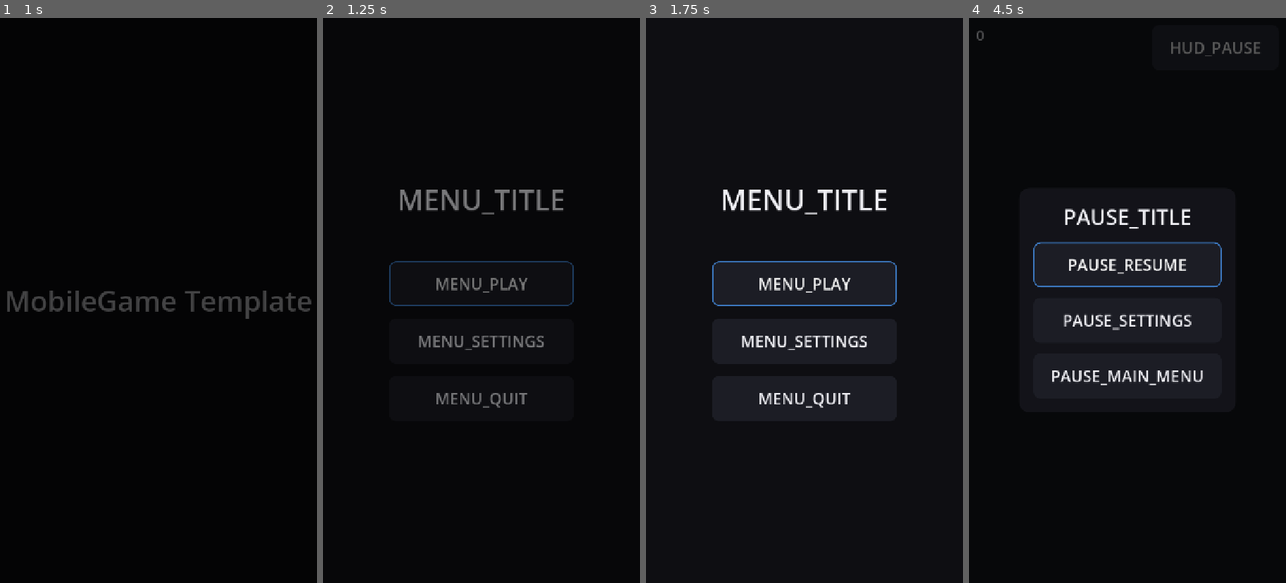
Above: before the commit, frames 1-4 (left to right).
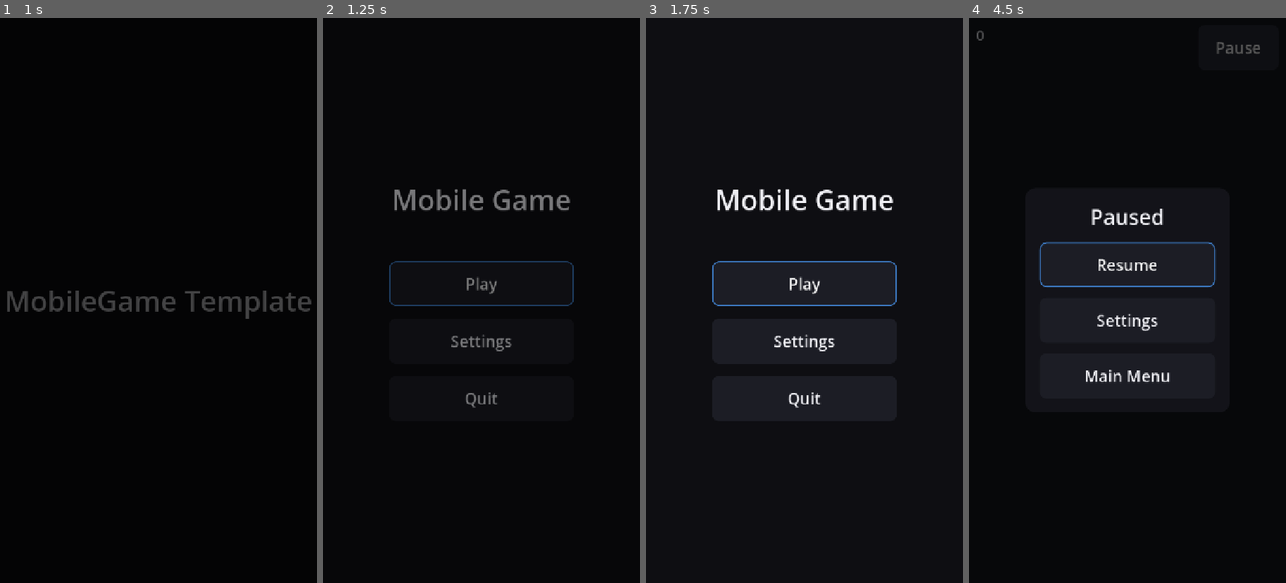
Above: after the commit, the same moments.

Repository: JongSeok-327/js-godot-mobile-template
Game: Godot game, scene res://scenes/boot/boot.tscn
Two runs of this game, one before a commit and one after it. Both use one fixed random seed, a clock stepped at 60 frames per second and the inputs below.
Inputs (mouse positions are in pixels of both pictures, inside the frame that each line leads up to):
- Up to frame 1 (1 s): tap Enter at 0.5 s; move the mouse to (228, 272) at 0.52 s; click (228, 272) at 0.67 s
- Up to frame 2 (1.25 s): no input
- Up to frame 3 (1.75 s): click "MENU_PLAY" (after the commit: "Play") at 1.25 s
- Up to frame 4 (4.5 s): click "MENU_PLAY" (after the commit: "Play") at 2 s; drag from (1064, 328) to (1111, 413) at 2.77 s; tap Space at 3.5 s; move the mouse to (1159, 176) at 3.52 s; click (1159, 176) at 3.67 s; click "HUD_PAUSE" (after the commit: "Pause") at 4.25 s

Frame 1 is identical in both runs. In frame 2, 2.3% of the frame differs, in the area x 22-78%, y 30-69%; in frame 3, 2.6%; in frame 4, 2.9%, in the area x 20-92%, y 4-65%.

Commit message:
feat(i18n): translations.csv (en/ko/ja) + project.godot 등록
씬들이 이미 쓰고 있던 번역 키 18개를 전부 채웠다 — 비어 있으면 화면에
키 문자열이 그대로 노출된다.

- locale/translations.csv (key,en,ko,ja) — 메뉴/일시정지/설정/게임오버/HUD
- internationalization/locale/translations에 임포트 산출물 3개 등록
- 생성물(*.translation)은 gitignore 대상이라, 새로 클론한 뒤에는
  `Godot --headless --path . --import`를 한 번 돌려야 생성된다.

Control의 text는 Godot이 자동 번역하므로 씬 수정은 필요 없었다.
설정 오버레이에서 언어를 바꾸면 씬 재로드 없이 즉시 반영되는 것을
창 모드 스크린샷(en/ko/ja)으로 확인했다. CJK는 시스템 폰트 폴백으로
렌더된다 — 폰트 번들은 Phase 6.

Co-Authored-By: Claude Opus 5 <noreply@anthropic.com>

Diff:
--- /dev/null
+++ b/locale/translations.csv
@@ -0,0 +1,19 @@
+key,en,ko,ja
+MENU_TITLE,Mobile Game,모바일 게임,モバイルゲーム
+MENU_PLAY,Play,시작,プレイ
+MENU_SETTINGS,Settings,설정,設定
+MENU_QUIT,Quit,종료,終了
+PAUSE_TITLE,Paused,일시정지,一時停止
+PAUSE_RESUME,Resume,계속하기,再開
+PAUSE_SETTINGS,Settings,설정,設定
+PAUSE_MAIN_MENU,Main Menu,메인 메뉴,メインメニュー
+SETTINGS_TITLE,Settings,설정,設定
+SETTINGS_MASTER,Master,전체,全体
+SETTINGS_MUSIC,Music,음악,音楽
+SETTINGS_SFX,SFX,효과음,効果音
+SETTINGS_LANGUAGE,Language,언어,言語
+SETTINGS_CLOSE,Close,닫기,閉じる
+GAME_OVER_TITLE,Game Over,게임 오버,ゲームオーバー
+GAME_OVER_RETRY,Retry,다시 하기,リトライ
+GAME_OVER_MAIN_MENU,Main Menu,메인 메뉴,メインメニュー
+HUD_PAUSE,Pause,일시정지,一時停止
--- a/project.godot
+++ b/project.godot
@@ -49,6 +49,7 @@
 [internationalization]
 
 locale/fallback="en"
+locale/translations=PackedStringArray("res://locale/translations.en.translation", "res://locale/translations.ko.translation", "res://locale/translations.ja.translation")
 
 [rendering]
 
Not shown, added: locale/translations.csv.import
